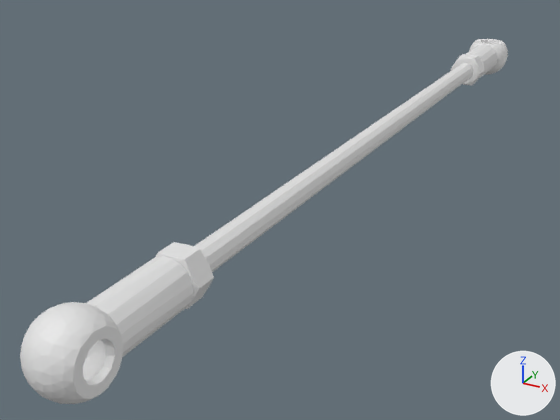
An edit to the COLLADA model francor_robots/models/morty/meshes/diff-bar-right-lod-2.dae, drawn before and after from the same camera.
The view is the same before and after, from a 50 mm lens placed at (0.075, -0.189, 0.067), pointed at (-0.018, -0.019, -0.018). The axes (+X, +Y, +Z) are drawn at lower right. The lights are the same throughout. Where no turn or scale is listed for an object, it has been applied to the vertices.

The scene before the commit, as lines of its bpy script (objects in view):
```python
me_05_differential_bar_r_01 = bpy.data.meshes.new('05-DIFFERENTIAL-BAR-R-01')
me_05_differential_bar_r_01.from_pydata(...)  # 1169 vertices, 2326 faces; spans x -0.008..0.007, y -0.125..0.125, z -0.008..0.008
ob_5_differential_bar_r_01 = bpy.data.objects.new('_5-DIFFERENTIAL-BAR-R-01', me_05_differential_bar_r_01)
ob_5_differential_bar_r_01.location = (0.0, 0.0, 0.0)
```
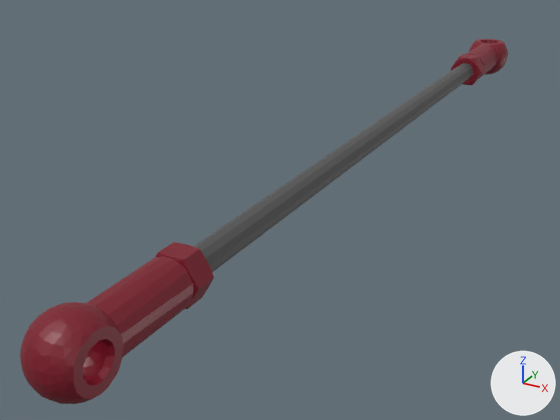
Diff of the bpy script that builds the scene:
```diff
--- a/francor_robots/models/morty/meshes/diff-bar-right-lod-2.dae.py
+++ b/francor_robots/models/morty/meshes/diff-bar-right-lod-2.dae.py
@@ mat_eisen_rot @@
+mat_eisen_rot = principled_material('Eisen-Rot')
+mat_eisen_rot.base_color = (0.207, 0.00415, 0.0177)  # red #7e0d24
+mat_eisen_rot.roughness = 0.44
@@ mat_eisen_schwarz @@
+mat_eisen_schwarz = principled_material('Eisen-Schwarz')
+mat_eisen_schwarz.base_color = (0.082, 0.082, 0.082)  # dark grey #515151
+mat_eisen_schwarz.roughness = 0.44
@@ me_05_differential_bar_r_01 @@
 me_05_differential_bar_r_01.from_pydata(...)  # 1169 vertices, 2326 faces; spans x -0.008..0.007, y -0.125..0.125, z -0.008..0.008
 # used by ob_5_differential_bar_r_01; location = (0.0, 0.0, 0.0)
+# me_05_differential_bar_r_01 part 1: 25 of the faces centred in x -0.003..0.003, y -0.034..0.034, z -0.003..0.003 switch from no material to mat_eisen_schwarz (dark grey #515151)
+# me_05_differential_bar_r_01 part 2: 1120 of the faces centred in x -0.007..0.005, y -0.125..-0.087, z -0.008..0.008 switch from no material to mat_eisen_rot (red #7d0d24)
+# me_05_differential_bar_r_01 part 3: 1116 of the faces centred in x -0.007..0.007, y 0.087..0.125, z -0.008..0.005 switch from no material to mat_eisen_rot (red #7d0d24)
```

What differs and where, as boxes (x1, y1, x2, y2) in the pictures (560 x 420 px):
part 1 of me_05_differential_bar_r_01, recoloured
    both: (193, 63, 473, 272)
part 2 of me_05_differential_bar_r_01, recoloured (white to red)
    both: (20, 242, 214, 404)
part 3 of me_05_differential_bar_r_01, recoloured
    both: (451, 39, 508, 85)
